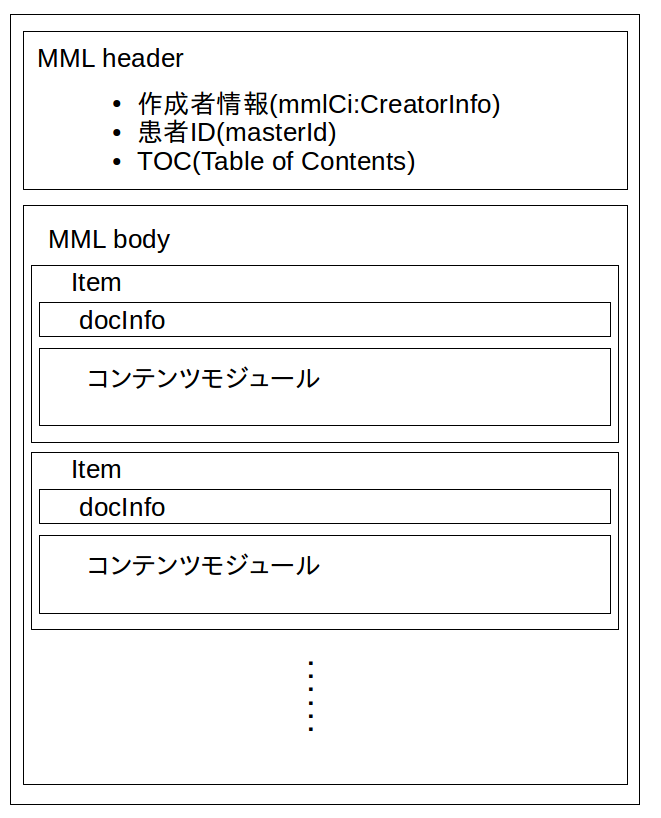
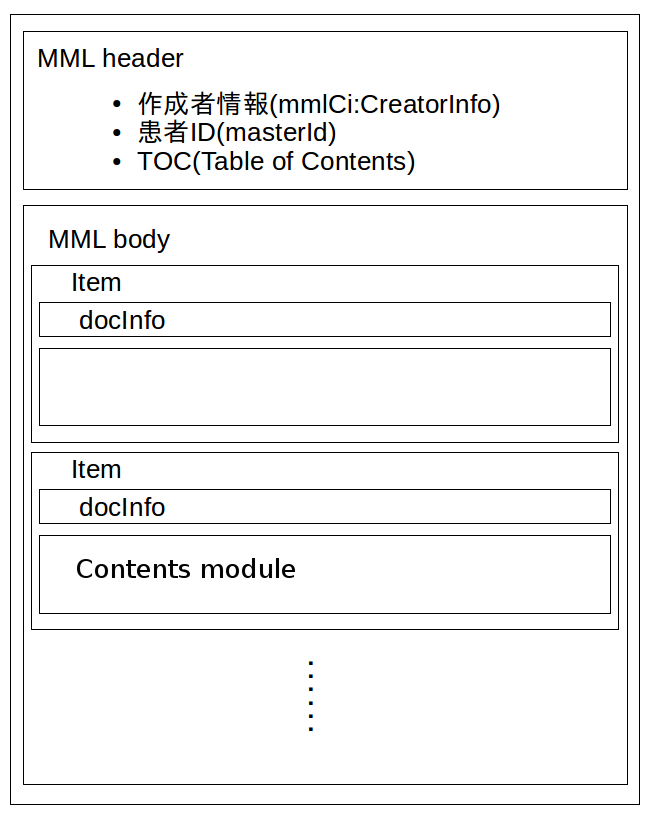
The second (661, 818) image is a revision of the first. Changes to its layers:
added layer "Contents module" above "mml_structure.png" over [76, 558, 296, 578]
painted on "mml_structure.png" over [88, 366, 320, 576]
